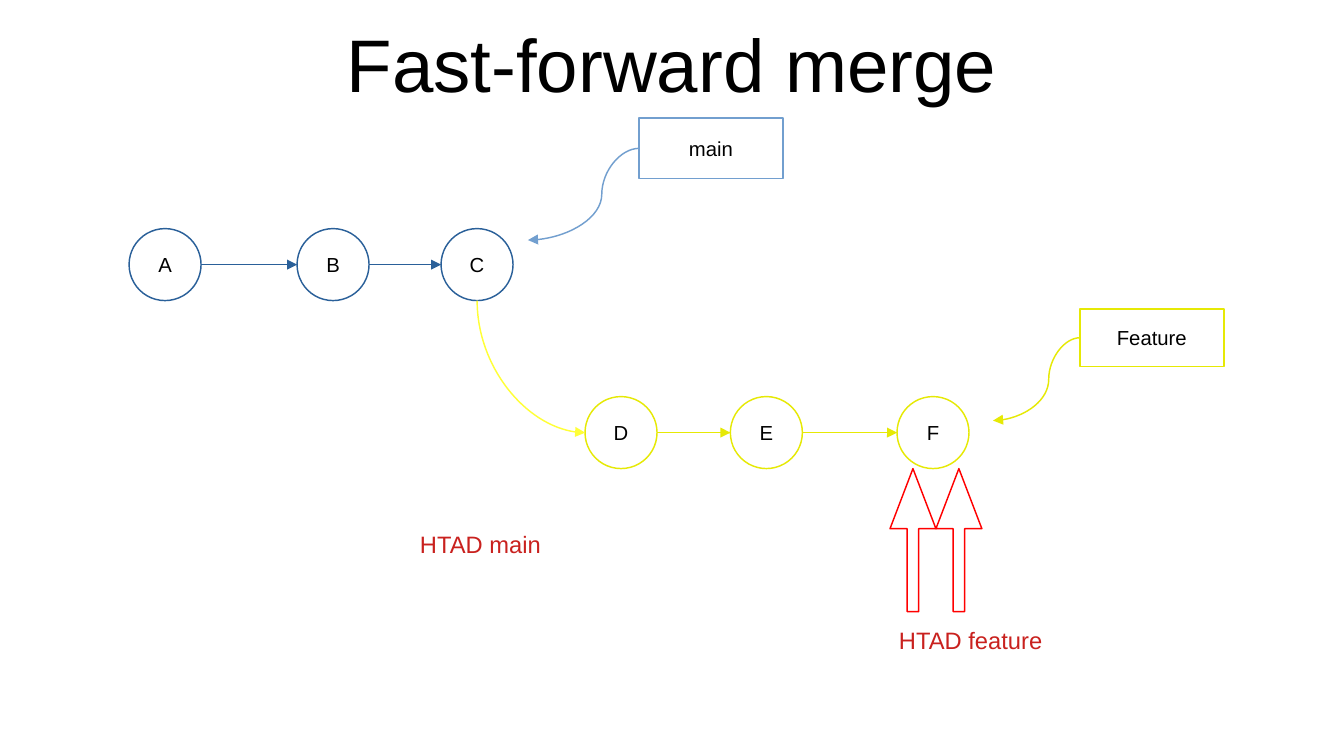
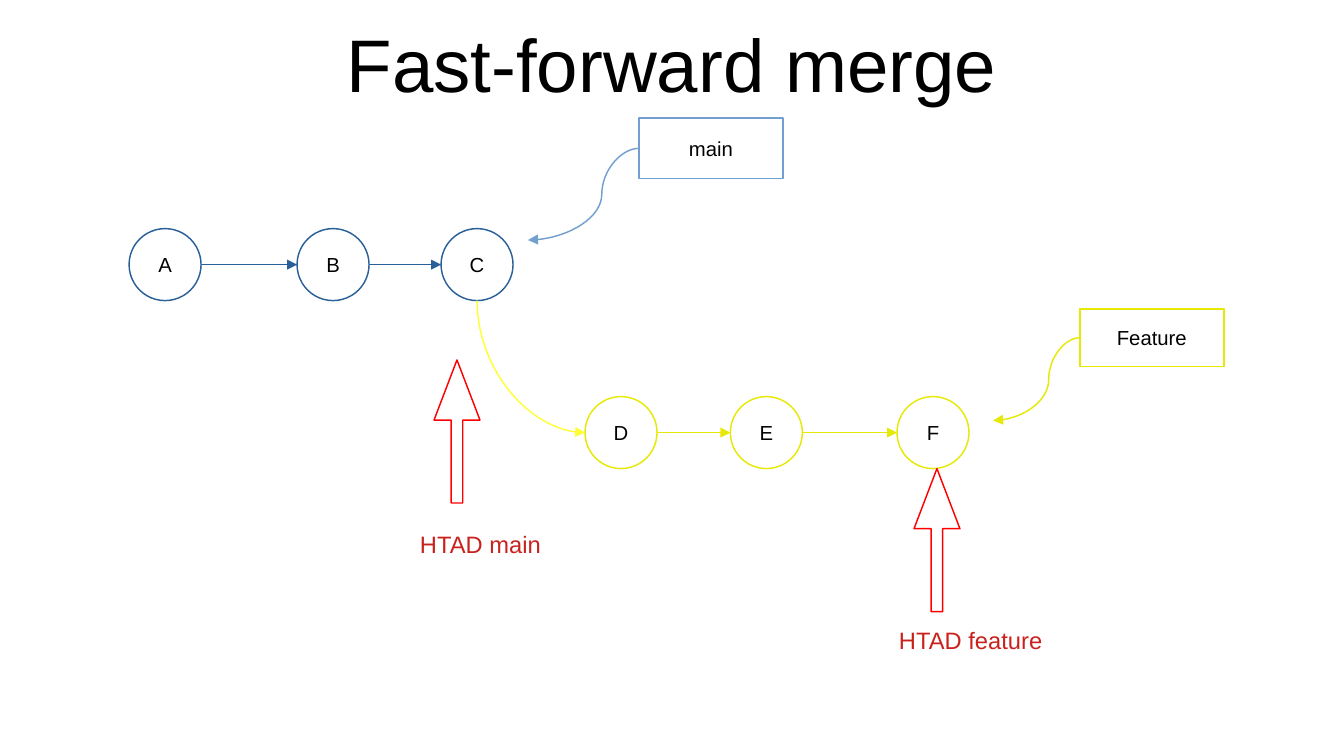
Before and after one commit to AndreevVE/GIT, a slide deck: slide 25 of Lecture 1 (3 hours)/GIT.odp (slide 24 before the commit). Drawn at 1344x756 pixels with LibreOffice and Linux fonts; fonts in the diff are those of the drawing. Boxes give left, top, right and bottom in pixels: in the first picture for what was removed or moved away, otherwise in the second. Text is boxed around its words. In the diff, an @@ line names an element or a change of style, - is before the commit and + after.

```diff
--- a/Lecture 1 (3 hours)/GIT.odp
+++ b/Lecture 1 (3 hours)/GIT.odp
@@ right arrow: place and size @@
-right arrow at [890, 469, 936, 612]
+right arrow at [434, 360, 480, 503]
@@ right arrow: place and size @@
-right arrow at [936, 469, 982, 612]
+right arrow at [914, 469, 960, 612]
```
Also in this commit, not shown: 1 other slide changed, 1 slide added, 2 other files.
